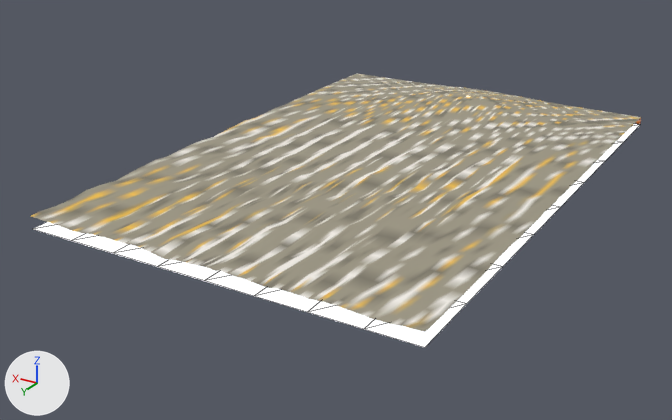
The glTF model game/assets/models/ZB_kesit_firdevs.glb as it was, and as the next commit left it.
Before and after are seen from a camera (50 mm lens) standing at (-8837.0, 22471.0, 13884.0) and looking at (576.0, 6783.0, 6041.0). The axes (+X, +Y, +Z) are drawn at lower left. The lights are the same throughout. The older version comes first. Mesh edges are drawn as thin lines on the coarser meshes. Where no turn or scale is listed for an object, it has been applied to the vertices. Vertices at exactly the same position are counted once.

Objects in the first picture: 'taban', 'zemin'.
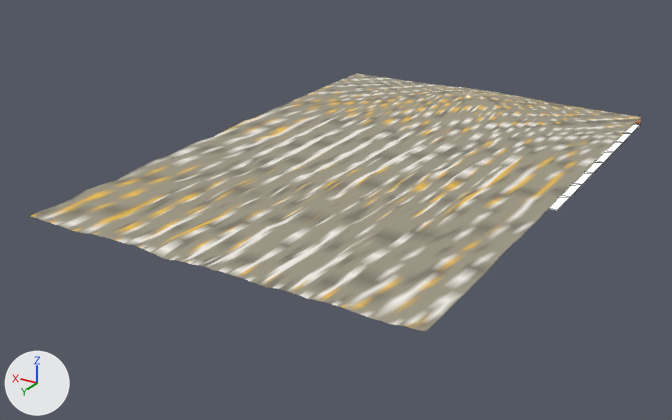
Commit message: Kesit: katın tavanı alttaki katın perdesinde biter

Changed parts and their boxes (x1, y1, x2, y2) in the pictures (672 x 420 px):
```json
{"object": "taban", "change": "reshaped", "before": [33, 124, 640, 348], "after": [549, 124, 640, 210], "on screen": "mostly hidden"}
```

The change, as JSON lines over the scene's bpy script:
```json
{"block": "me_taban", "where": "# used by ob_taban; location = (0.0, 0.0, 0.0)"}
{"op": "remove", "block": "me_taban", "code": "me_taban.from_pydata(...)  # 81 vertices, 128 faces; spans x -4000.0..4000.0, y -60.0..11940.0, z 6800.0"}
{"op": "add", "block": "me_taban", "code": "me_taban.from_pydata(...)  # 81 vertices, 128 faces; spans x -4000.0..4000.0, y -60.0..6129.0, z 6800.0"}
{"block": "me_taban", "change": "me_taban part 1: 72 of 81 vertices moved; they spanned x -4000.0..4000.0, y 1440.0..11940.0, z 6800.0 and now span x -4000.0..4000.0, y 714.0..6129.0, z 6800.0; mean shift (0.0, -3269.0, 0.0); largest move (-4000.0, 11940.0, 6800.0) -> (-4000.0, 6129.0, 6800.0)"}
```
